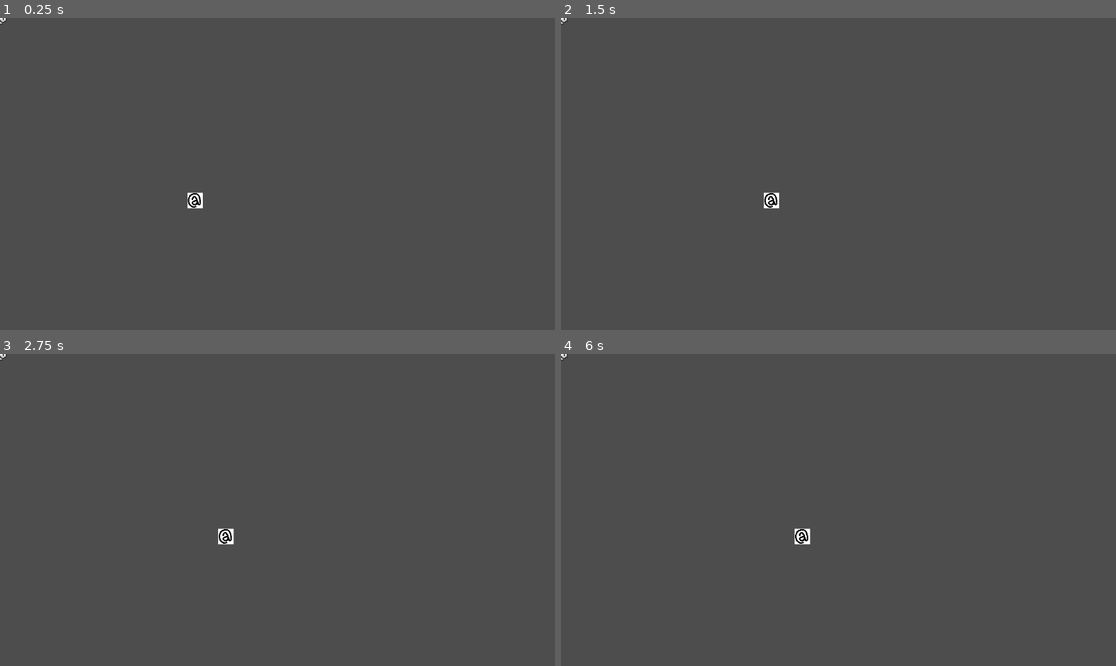
Above: before the commit, frames 1-4 (two rows, left to right).
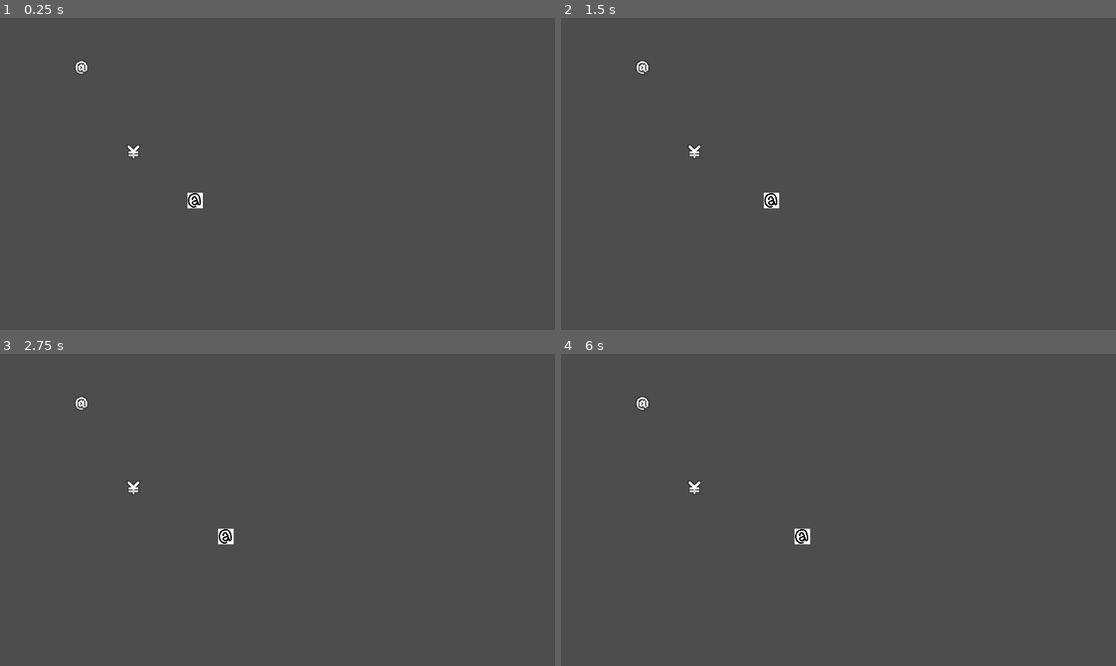
Above: after the commit, the same moments.

Repository: muzudho/godot-practice
Game: Godot game, scene res://node_2d.tscn
The game is run twice, just before and just after one commit, with the same random seed, the same clock (stepped at 60 frames per second) and the same inputs.
Inputs:
- Up to frame 1 (0.25 s): no input
- Up to frame 2 (1.5 s): tap Enter at 0.5 s; hold Right 0.53-1.28 s; tap Space at 1.25 s; hold A from 1.28 s (still down)
- Up to frame 3 (2.75 s): tap Enter at 2 s; release A at 2.03 s; hold Right from 2.03 s (still down)
- Up to frame 4 (6 s): tap Space at 2.75, 4.25 s; tap Enter at 3.5 s; release Right at 3.53 s; hold A 3.53-5.78 s; hold Right from 5.78 s (still down)

The runs differ from the first frame. In frame 1, 0.2% of the frame differs, in the area x 0-26%, y 0-46%; in frame 2, 0.2%; in frame 3, 0.2%; in frame 4, 0.2%.

Commit message:
Update node_2d.tscn

Diff:
--- a/src/node_2d.tscn
+++ b/src/node_2d.tscn
@@ -12,7 +12,15 @@
 script = ExtResource("2_ltj4e")
 
 [node name="Sprite2D" type="Sprite2D" parent="."]
+position = Vector2(169, 104)
 texture = ExtResource("3_klgud")
 hframes = 16
 vframes = 16
 frame = 64
+
+[node name="Sprite2D2" type="Sprite2D" parent="."]
+position = Vector2(277, 279)
+texture = ExtResource("3_klgud")
+hframes = 16
+vframes = 16
+frame = 92
